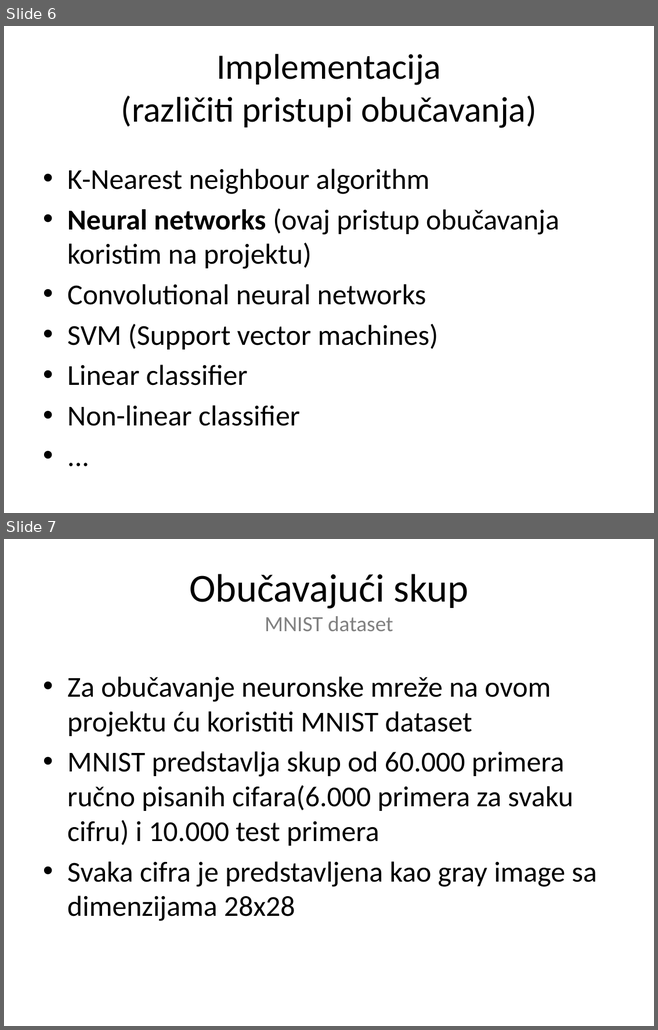
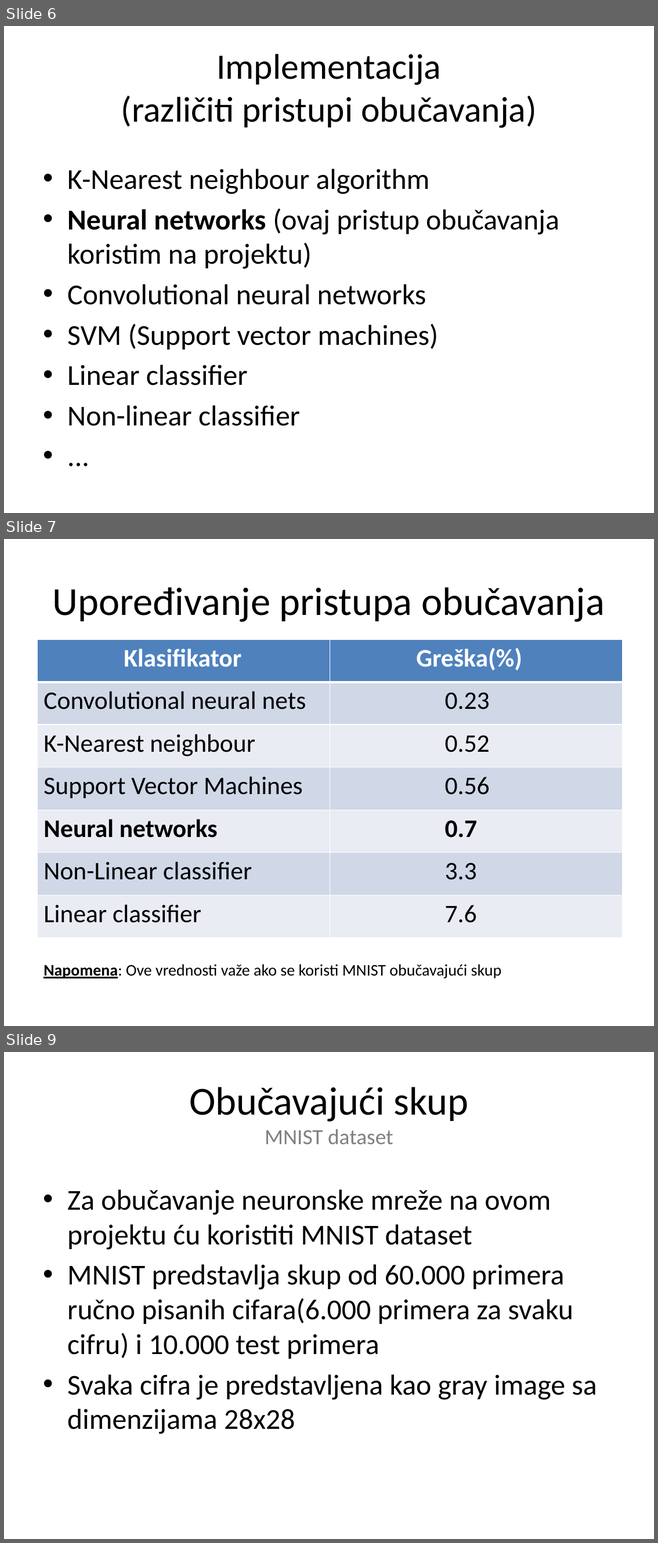
Before and after one commit to dorianciz/projekatSoft, a slide deck: Projekat prezentacija.pptx. Shown one above the other, each under a label of ours: slides 6 and 7 before the commit, slides 6, 7 and 9 after it; the slides between them are not shown. The pictures are 658x1030 and 658x1543 pixels, drawn with LibreOffice and Linux fonts; fonts in the diff are those of the drawing. Boxes give left, top, right and bottom in pixels: in the first picture for what was removed or moved away, otherwise in the second. Text is boxed around its words. In the diff, an @@ line names an element or a change of style, - is before the commit and + after.

```diff
--- a/Projekat prezentacija.pptx
+++ b/Projekat prezentacija.pptx
@@ slide 7 added at box(4, 539, 654, 1026), background #FFFFFF @@
@@ title added at box(53, 587, 604, 622), 44 pt, text #000000 @@
+Upoređivanje pristupa obučavanja
@@ table added at box(37, 640, 622, 939), 7 rows, 2 columns @@
+Klasifikator | Greška(%)
+Convolutional neural nets | 0.23
+K-Nearest neighbour | 0.52
+Support Vector Machines | 0.56
+Neural networks | 0.7
+Non-Linear classifier | 3.3
+Linear classifier | 7.6
@@ text added at box(43, 964, 502, 979), 18 pt, text #000000 @@
+Napomena: Ove vrednosti važe ako se koristi MNIST obučavajući skup
@@ what was slide 7 is now slide 9 @@
```
Also in this commit, not shown: 1 other slide added.
